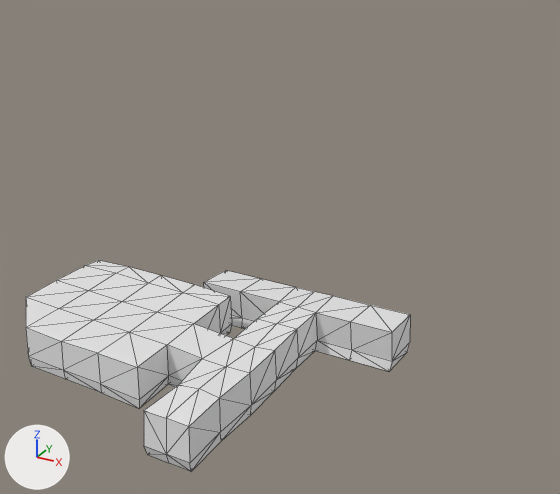
Two versions of the OBJ model resources/meshes/floor1.obj, one commit apart.
One viewpoint serves both versions: a 50 mm lens placed at (14.8, -19.4, 18.0), pointed at (0.6, 6.5, 5.0). Every picture has the same lights, and +X, +Y and +Z are marked at lower left. Mesh edges are drawn as thin lines. Where no turn or scale is listed for an object, it has been applied to the vertices.

The scene before the commit, as lines of its bpy script (objects in view):
```python
me_cube_cube_001 = bpy.data.meshes.new('Cube_Cube.001')
me_cube_cube_001.from_pydata(...)  # 145 vertices, 286 faces; spans x -11.0..4.9, y -1.1..11.1, z -1.2..1.4
ob_cube_cube_001 = bpy.data.objects.new('Cube_Cube.001', me_cube_cube_001)
ob_cube_cube_001.location = (0.0, 0.0, 0.0)
```
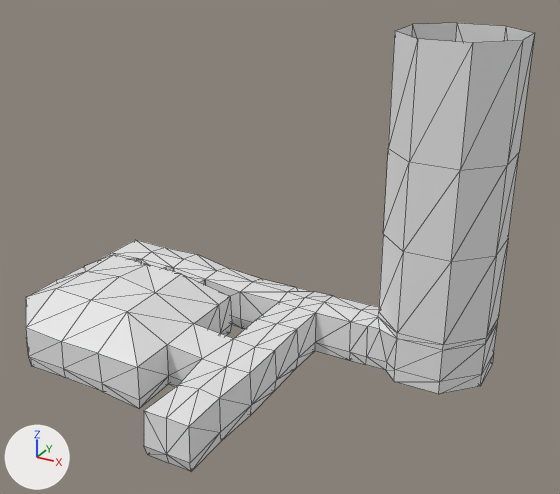
Boxes [x1, y1, x2, y2] around the edits, measured in the pictures (560 x 494 px):
```json
{"object": "Cube_Cube.001", "change": "reshaped", "before": [26, 260, 410, 471], "after": [26, 23, 535, 471], "on screen": "32% wider, 112% taller"}
{"part": 1, "of": "me_cube_cube_001", "change": "built on", "before": [29, 260, 410, 379], "after": [26, 23, 535, 394]}
```

The change, as JSON lines over the scene's bpy script:
```json
{"block": "me_cube_cube_001", "where": "# used by ob_cube_cube_001; location = (0.0, 0.0, 0.0)"}
{"op": "remove", "block": "me_cube_cube_001", "code": "me_cube_cube_001.from_pydata(...)  # 145 vertices, 286 faces; spans x -11.0..4.9, y -1.1..11.1, z -1.2..1.4"}
{"op": "add", "block": "me_cube_cube_001", "code": "me_cube_cube_001.from_pydata(...)  # 302 vertices, 566 faces; spans x -11.0..8.7, y -1.1..13.3, z -1.3..13.5"}
{"block": "me_cube_cube_001", "change": "me_cube_cube_001 part 1"}
{"block": "me_cube_cube_001", "change": "13 vertices are removed from x -9.0..4.9, y 8.1..11.1, z -1.2..1.0"}
{"block": "me_cube_cube_001", "change": "74 faces are deleted"}
{"block": "me_cube_cube_001", "change": "8 vertices in x -9.0..-4.9, y 3.0..7.0, z 1.2..1.4 move by (0.0, 0.0, 1.0)"}
{"block": "me_cube_cube_001", "change": "5 vertices in x -11.0..-6.9, y 1.0..8.0, z -0.7..1.3 move by (0.0, 0.0, 0.1)"}
{"block": "me_cube_cube_001", "change": "9 vertices move from x -6.9..4.9, y 1.0..9.1, z -0.7..1.2 to x -6.9..3.8, y 1.0..8.9, z -0.6..2.5"}
{"block": "me_cube_cube_001", "change": "70 vertices are added at x -11.0..7.3, y 1.6..11.9, z -1.3..13.5"}
{"block": "me_cube_cube_001", "change": "5 new vertices lie (0.0, 1.0, 0.0) away from vertices in x -11.0..-7.0, y 8.0..8.1, z -0.7..1.3"}
{"block": "me_cube_cube_001", "change": "5 new vertices lie (0.8, 0.0, 0.0) away from vertices in x 2.9..3.0, y 8.8..11.1, z -1.2..1.0"}
{"block": "me_cube_cube_001", "change": "15 new vertices lie (1.4, 1.4, 0.0) away from vertices in x -10.3..7.3, y 2.2..11.8, z -1.2..13.5"}
{"block": "me_cube_cube_001", "change": "9 new vertices lie (0.0, 2.1, 0.0) away from vertices in x -11.0..8.7, y 9.0..9.8, z -1.2..13.5"}
{"block": "me_cube_cube_001", "change": "7 new vertices lie (-1.5, 1.4, 0.0) away from vertices in x 8.7, y 11.9, z -1.2..13.5"}
{"block": "me_cube_cube_001", "change": "7 new vertices lie (-2.0, 0.0, 0.0) away from vertices in x 7.3, y 8.4, z -1.2..13.5"}
{"block": "me_cube_cube_001", "change": "5 new vertices lie (-1.5, 1.4, 0.0) away from vertices in x 5.3, y 8.4, z 1.0..13.5"}
{"block": "me_cube_cube_001", "change": "274 new faces join them"}
```
